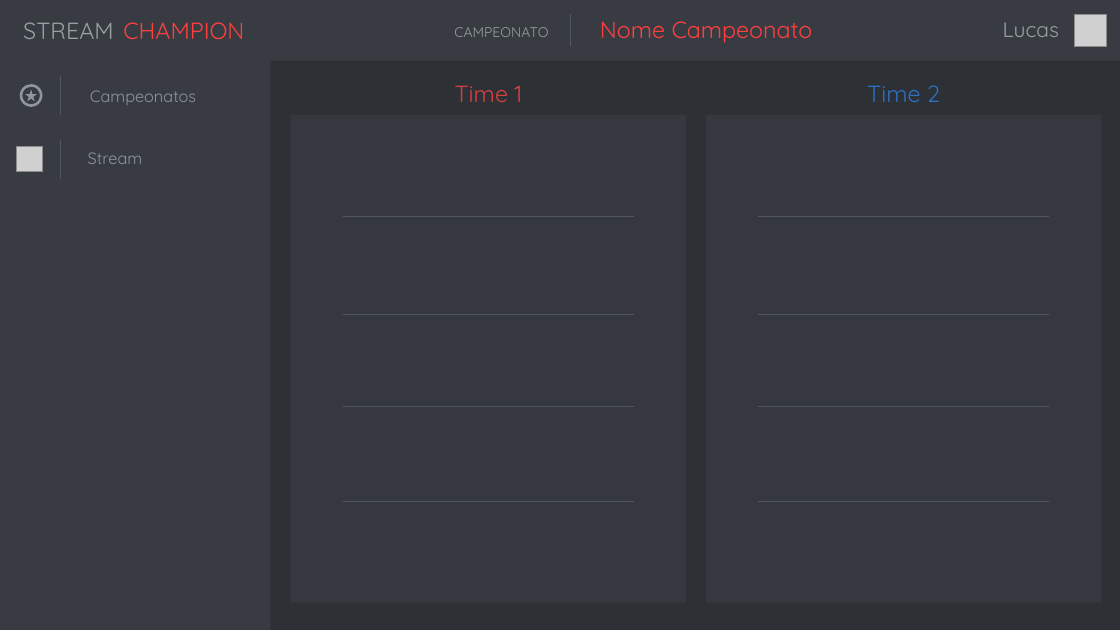
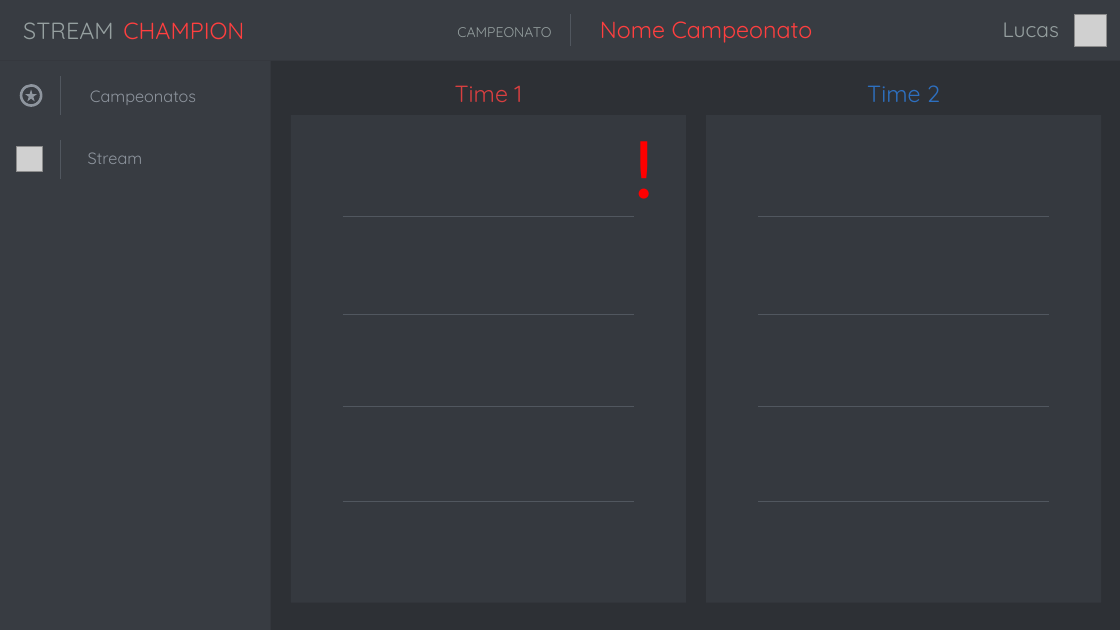
Before and after one commit to YudiG12/CarbonTowerEtc, a slide deck: slide 1 of Mockup/mockup1.pptx. Drawn at 1120x630 pixels with LibreOffice and Linux fonts; fonts in the diff are those of the drawing; grey boxes stand for pictures. Boxes give left, top, right and bottom in pixels: in the first picture for what was removed or moved away, otherwise in the second. Text is boxed around its words. In the diff, an @@ line names an element or a change of style, - is before the commit and + after.

```diff
--- a/Mockup/mockup1.pptx
+++ b/Mockup/mockup1.pptx
@@ text "CAMPEONATO" at box(457, 27, 551, 37): alignment centre to right @@
@@ text added at box(623, 111, 667, 221), 72 pt, text #FF0000 @@
+!
```
Also in this commit, not shown: 1 slide added.
